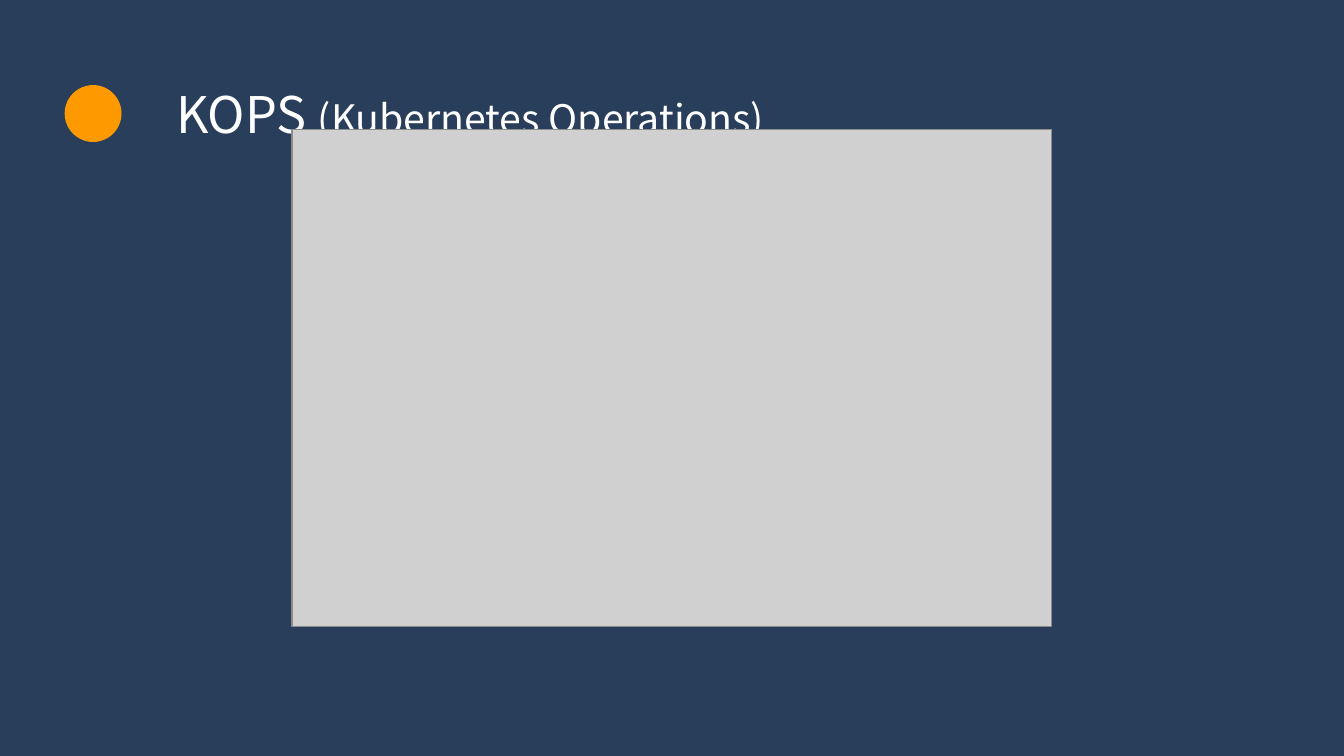
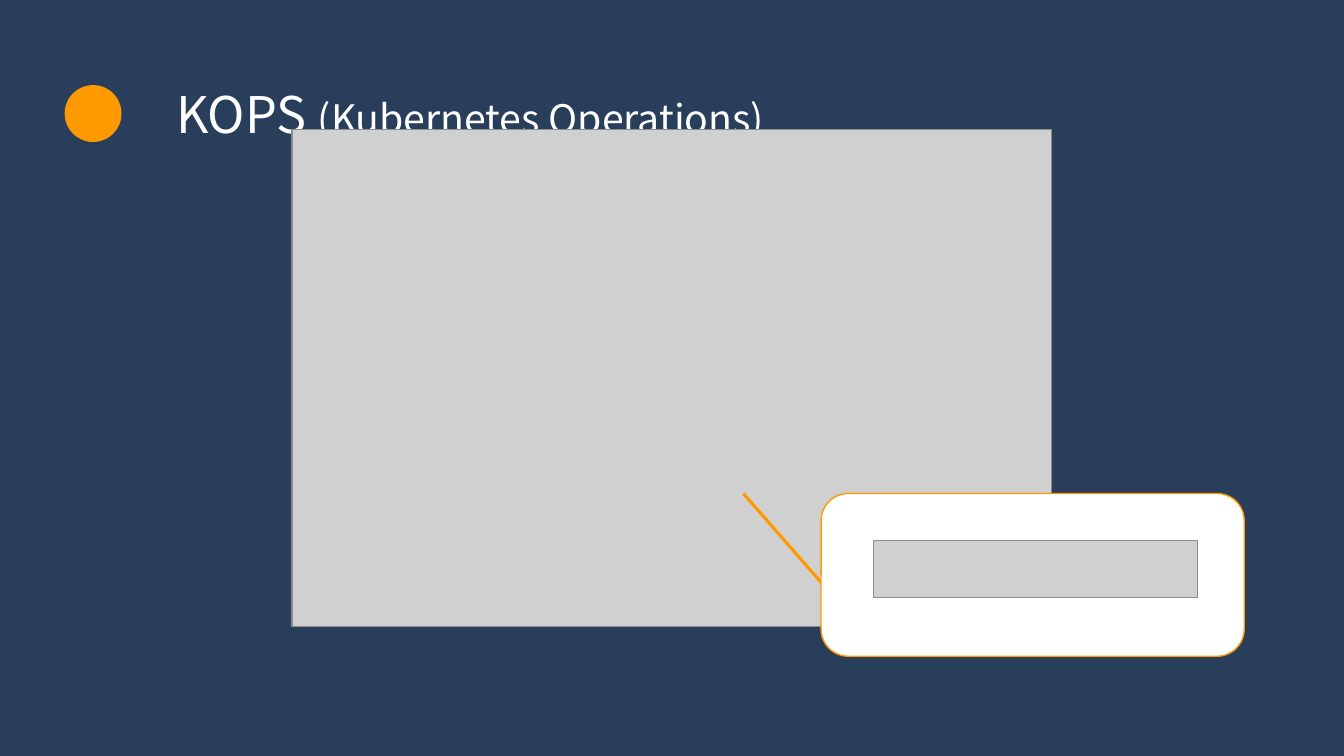
Before and after one commit to SK9604/Ansible, a slide deck: slide 23 of project/group/어때요 갖고싶조.ppsx (slide 21 before the commit). Drawn at 1344x756 pixels with LibreOffice and Linux fonts; fonts in the diff are those of the drawing; grey boxes stand for pictures. Boxes give left, top, right and bottom in pixels: in the first picture for what was removed or moved away, otherwise in the second. Text is boxed around its words. In the diff, an @@ line names an element or a change of style, - is before the commit and + after.

```diff
--- a/project/group/어때요 갖고싶조.ppsx
+++ b/project/group/어때요 갖고싶조.ppsx
@@ line added from (843, 607) to (744, 494), #FF9900 2.25 pt @@
@@ rounded rectangle added at box(822, 494, 1245, 656), fill #FFFFFF, outline #FF9900 1 pt @@
@@ picture added at box(874, 540, 1198, 597) @@
```
Also in this commit, not shown: 8 other slides changed, 2 slides added.
